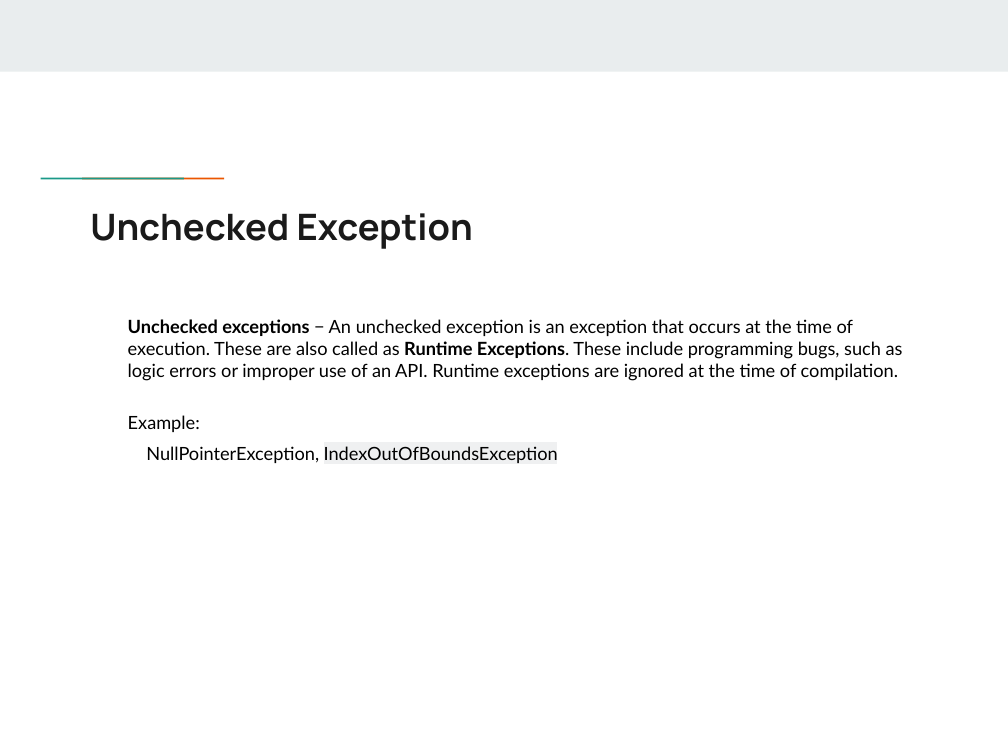
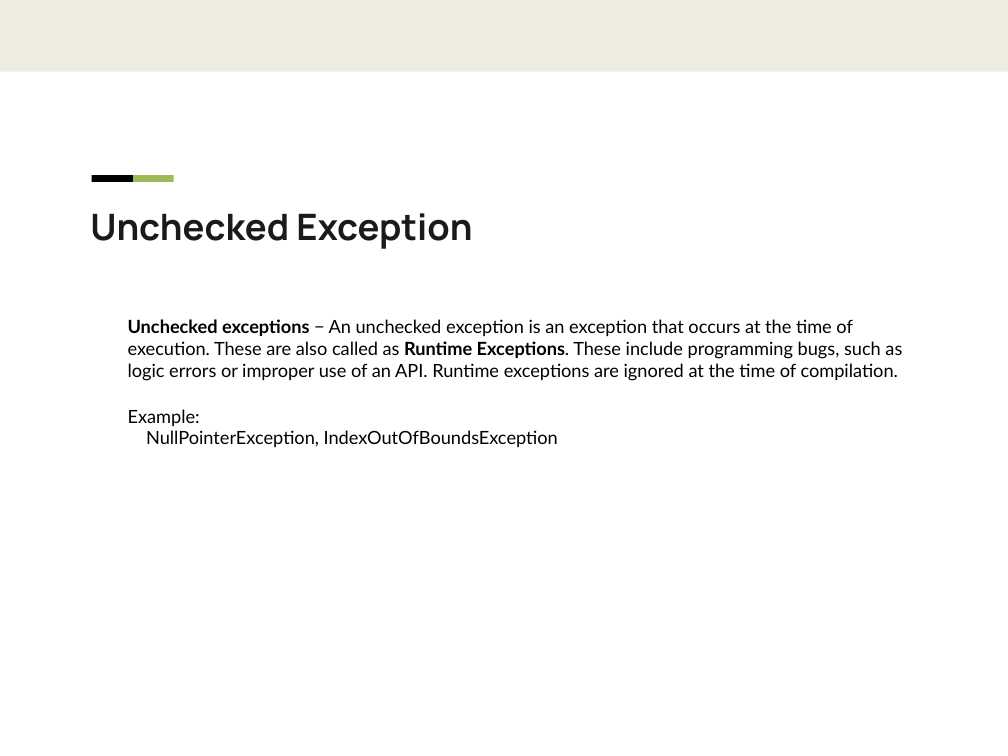
Before and after one commit to flyworker/java-workshop, a slide deck: slide 39 of JavaSE.pptx. Drawn at 1008x756 pixels with LibreOffice and Linux fonts; fonts in the diff are those of the drawing; background and template pictures are left out. Boxes give left, top, right and bottom in pixels: in the first picture for what was removed or moved away, otherwise in the second. Text is boxed around its words. In the diff, an @@ line names an element or a change of style, - is before the commit and + after.

```diff
--- a/JavaSE.pptx
+++ b/JavaSE.pptx
@@ rectangle at (x1=92, y1=175, x2=133, y2=182): fill #1A9988 to #000000 @@
@@ rectangle at (x1=133, y1=175, x2=174, y2=182): fill #EB5600 to #9BBB59 @@
@@ text at (x1=128, y1=409, x2=558, y2=447): highlight #EFF0F1 to none in "IndexOutOfBoundsException"; less space between paragraphs @@
```
Also in this commit, not shown: 47 other slides changed, 8 other files.
